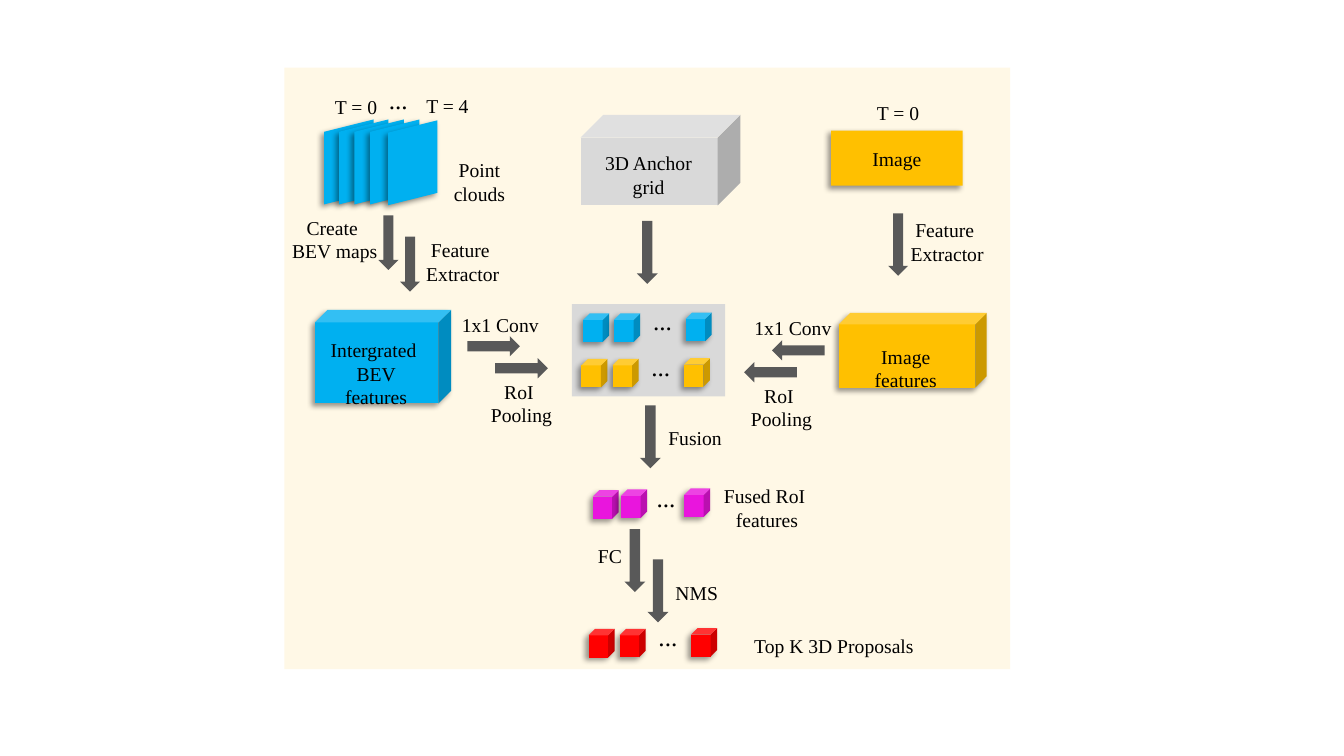
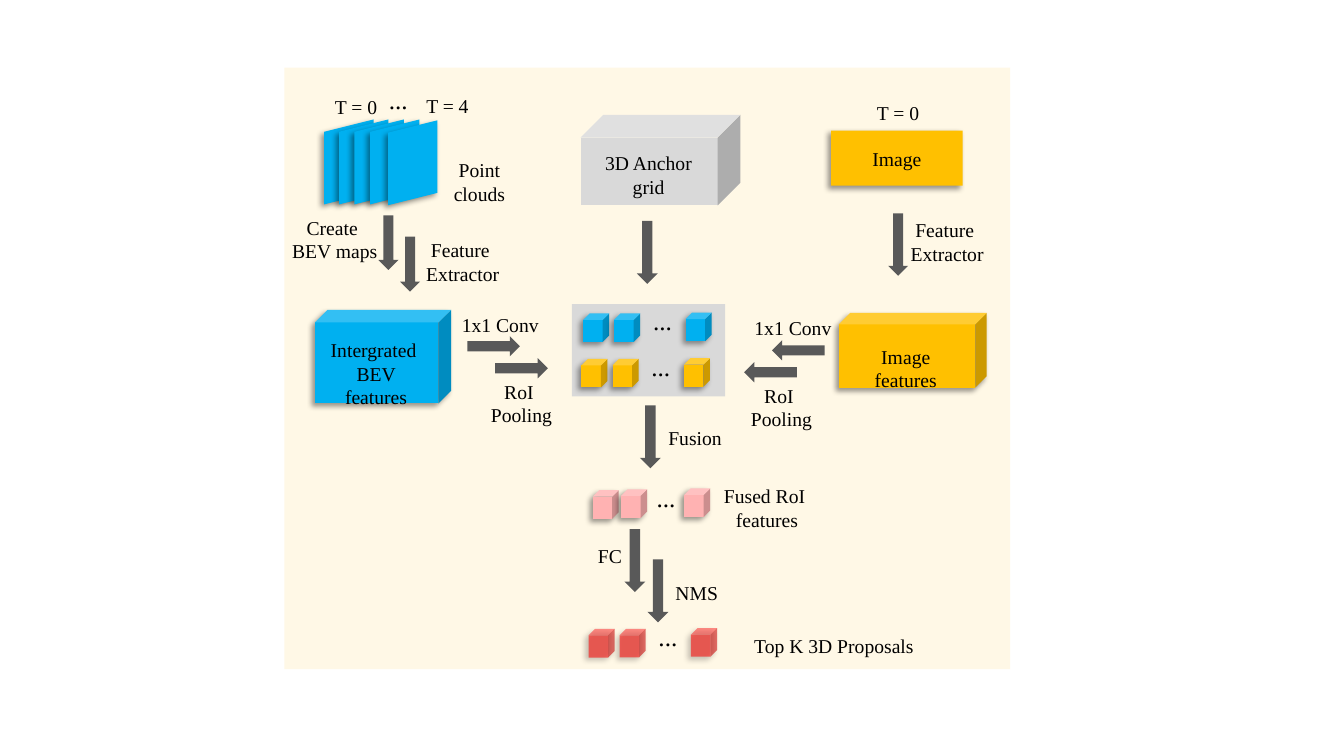
Before and after one commit to Guoxs/DODT, a slide deck: slide 5 of doc/DODT/images/figure.pptx (slide 4 before the commit). Drawn at 1344x756 pixels with LibreOffice and Linux fonts; fonts in the diff are those of the drawing. Boxes give left, top, right and bottom in pixels: in the first picture for what was removed or moved away, otherwise in the second. Text is boxed around its words. In the diff, an @@ line names an element or a change of style, - is before the commit and + after.

```diff
--- a/doc/DODT/images/figure.pptx
+++ b/doc/DODT/images/figure.pptx
@@ fill #E915DD to #FFB2B2 in 3 elements at bbox=[593, 490, 619, 518], bbox=[621, 489, 647, 517], bbox=[685, 489, 711, 517] @@
@@ fill #FF0000 to #FF0000 at 55% opacity in 3 elements at bbox=[589, 629, 615, 657], bbox=[620, 629, 646, 657], bbox=[692, 628, 718, 656] @@
```
Also in this commit, not shown: 3 other slides changed, 7 slides added, 37 other files.
